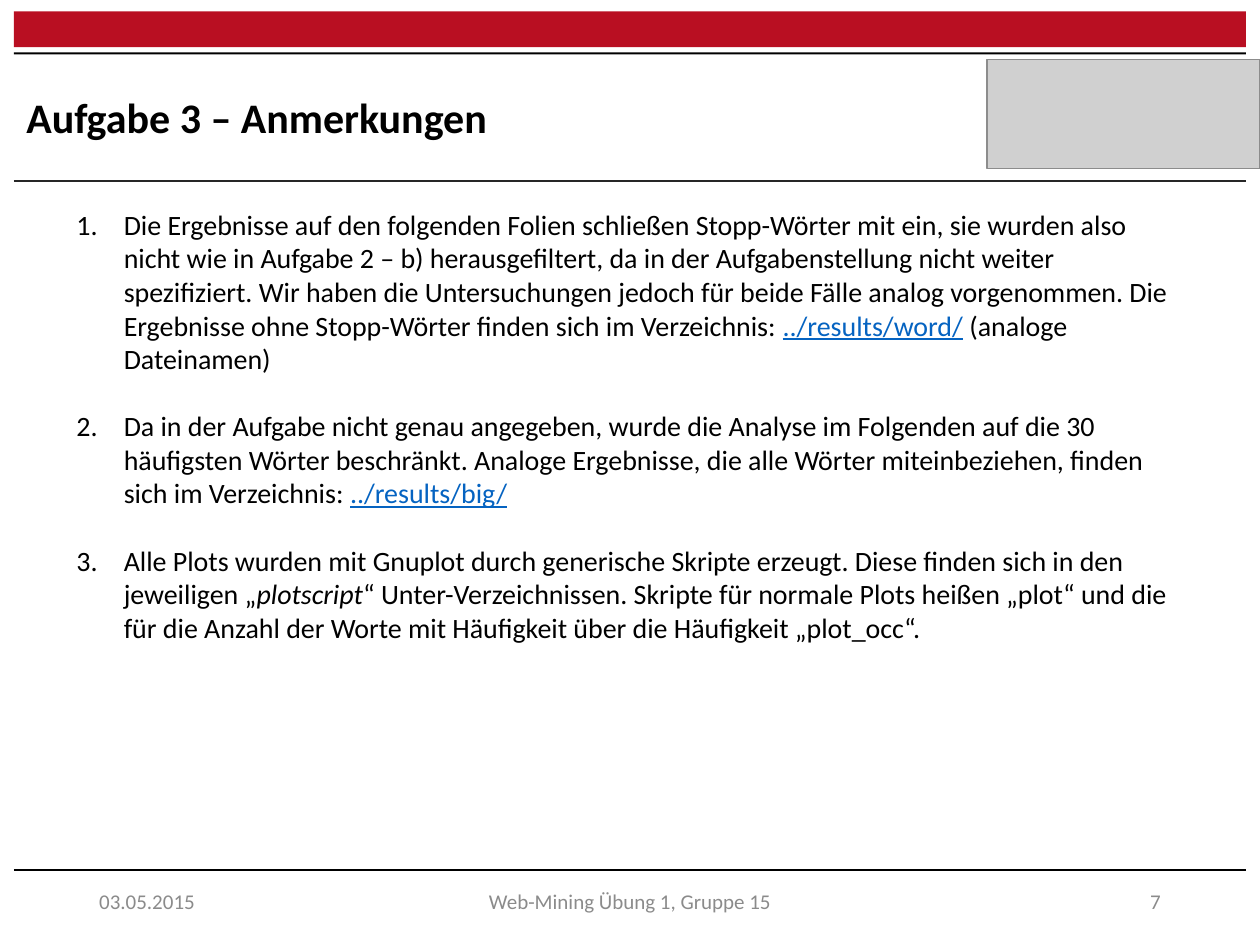
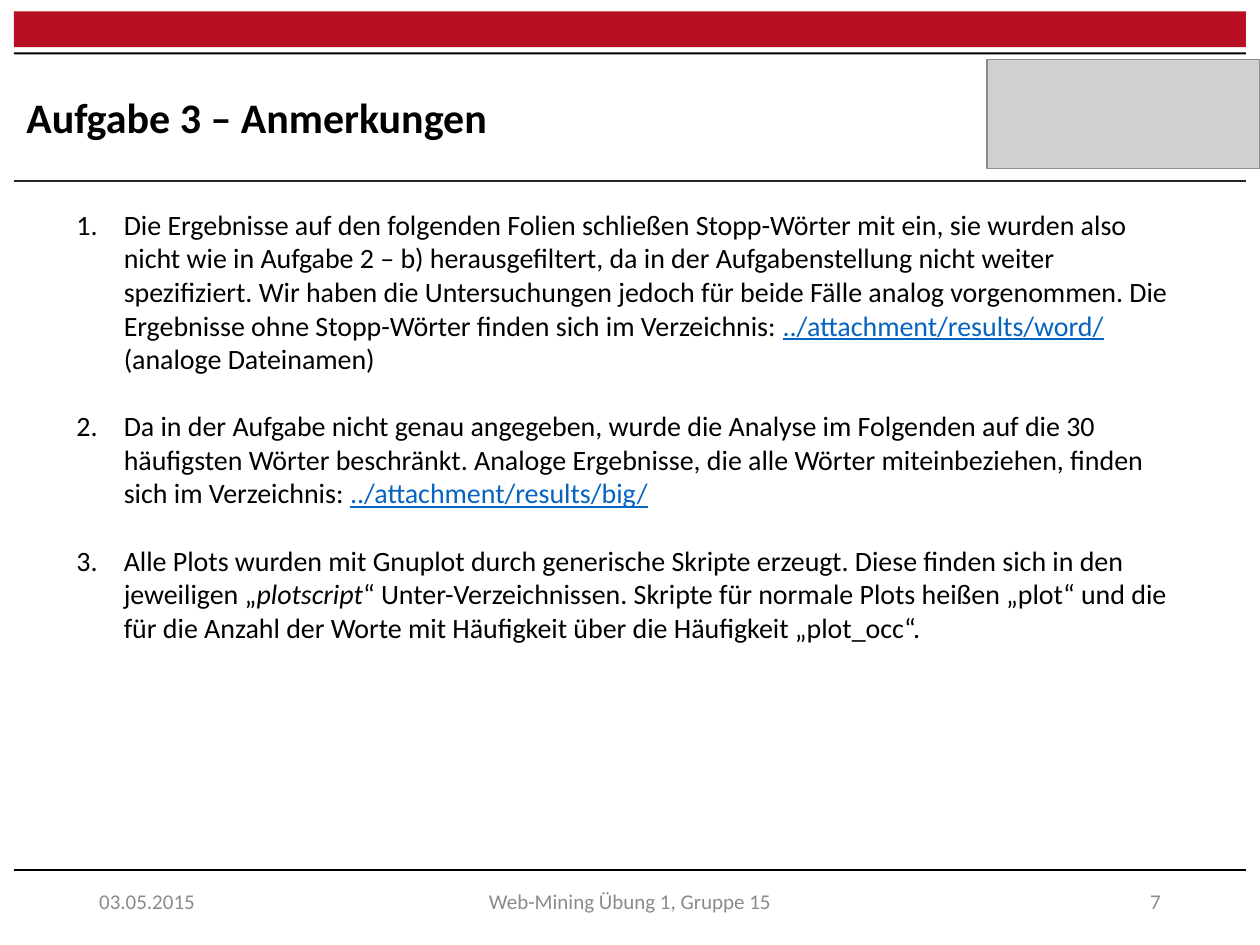
Before and after one commit to raQai/web-mining, a slide deck: slide 8 of ex1/ex1_results.pptx. Drawn at 1260x945 pixels with LibreOffice and Linux fonts; fonts in the diff are those of the drawing; grey boxes stand for pictures. Boxes give left, top, right and bottom in pixels: in the first picture for what was removed or moved away, otherwise in the second. Text is boxed around its words. In the diff, an @@ line names an element or a change of style, - is before the commit and + after.

```diff
--- a/ex1/ex1_results.pptx
+++ b/ex1/ex1_results.pptx
@@ text at bbox=[124, 215, 1166, 508]: text changed @@
-1. Die Ergebnisse auf den folgenden Folien schließen Stopp-Wörter mit ein, sie wurden also nicht wie in Aufgabe 2 – b) herausgefiltert, da in der Aufgabenstellung nicht weiter spezifiziert. Wir haben die Untersuchungen jedoch für beide Fälle analog vorgenommen. Die Ergebnisse ohne Stopp-Wörter finden sich im Verzeichnis: ../results/word/ (analoge Dateinamen)
-2. Da in der Aufgabe nicht genau angegeben, wurde die Analyse im Folgenden auf die 30 häufigsten Wörter beschränkt. Analoge Ergebnisse, die alle Wörter miteinbeziehen, finden sich im Verzeichnis: ../results/big/
+1. Die Ergebnisse auf den folgenden Folien schließen Stopp-Wörter mit ein, sie wurden also nicht wie in Aufgabe 2 – b) herausgefiltert, da in der Aufgabenstellung nicht weiter spezifiziert. Wir haben die Untersuchungen jedoch für beide Fälle analog vorgenommen. Die Ergebnisse ohne Stopp-Wörter finden sich im Verzeichnis: ../attachment/results/word/ (analoge Dateinamen)
+2. Da in der Aufgabe nicht genau angegeben, wurde die Analyse im Folgenden auf die 30 häufigsten Wörter beschränkt. Analoge Ergebnisse, die alle Wörter miteinbeziehen, finden sich im Verzeichnis: ../attachment/results/big/
```
Also in this commit, not shown: 10 other slides changed, 1 other file.
